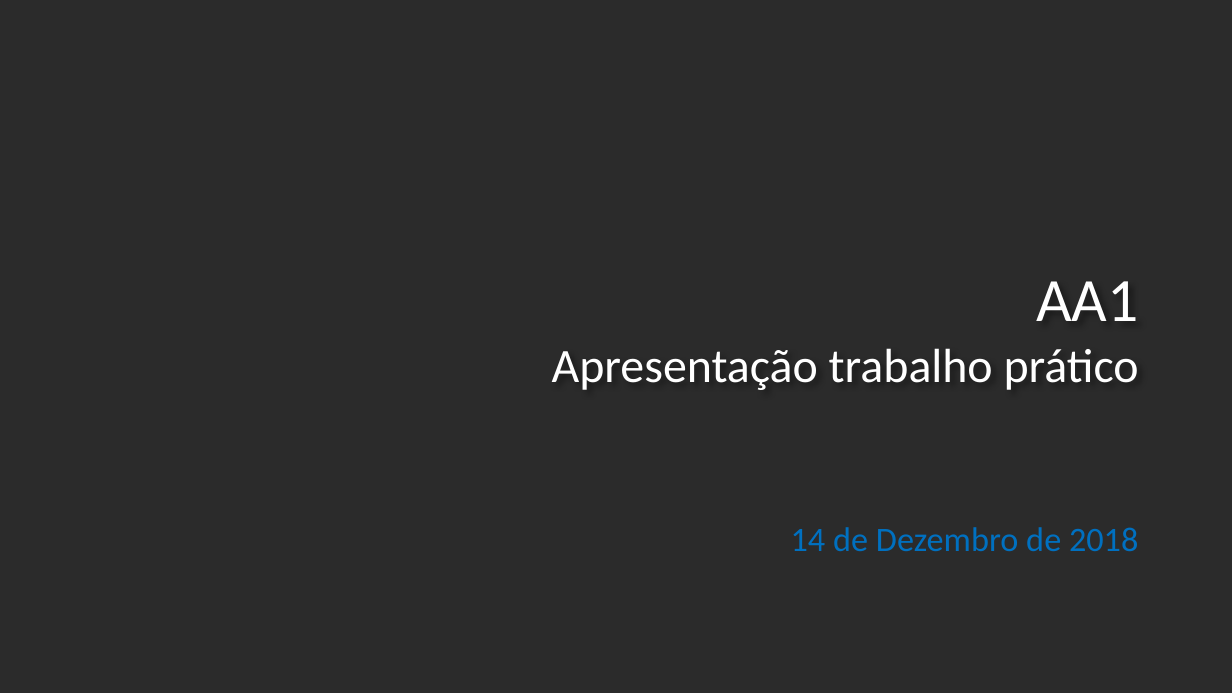
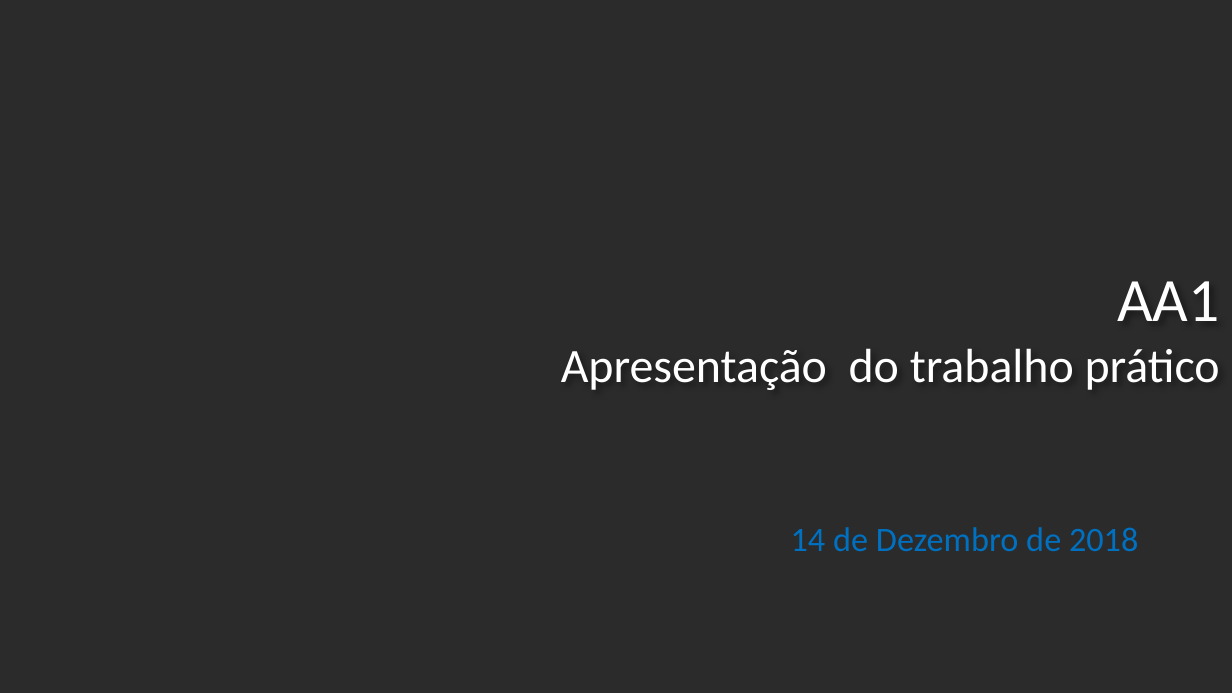
Before and after one commit to josepferreira/aa1-cd, a slide deck: slide 1 of apresentacao.pptx. Drawn at 1232x693 pixels with LibreOffice and Linux fonts; fonts in the diff are those of the drawing; background and template pictures are left out; a plain dark background stands for a picture behind light text. Boxes give left, top, right and bottom in pixels: in the first picture for what was removed or moved away, otherwise in the second. Text is boxed around its words. In the diff, an @@ line names an element or a change of style, - is before the commit and + after.

```diff
--- a/apresentacao.pptx
+++ b/apresentacao.pptx
@@ title at [561, 281, 1220, 390]: text changed @@
-AA1
-Apresentação trabalho prático
+AA1
+Apresentação do trabalho prático
```
Also in this commit, not shown: 5 other slides changed, 9 slides added, 1 slide removed.
